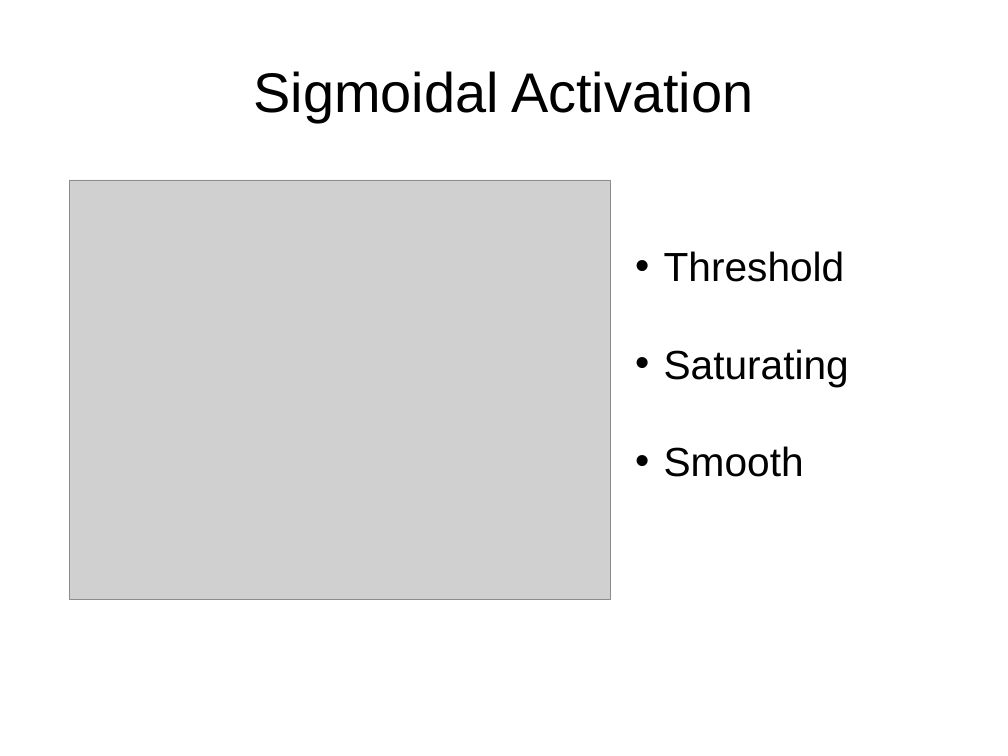
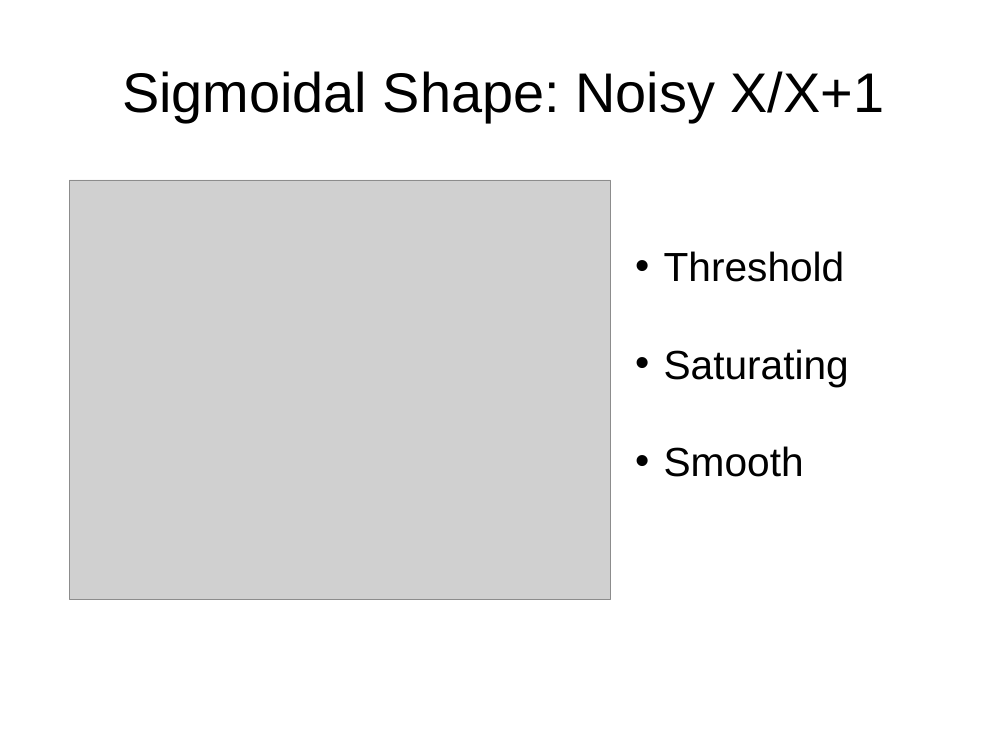
Before and after one commit to ccnlab/teaching, a slide deck: slide 35 of ccn/randy_slides/oreilly_ccn_neuron.pptx. Drawn at 1008x756 pixels with LibreOffice and Linux fonts; fonts in the diff are those of the drawing; grey boxes stand for pictures; background and template pictures are left out. Boxes give left, top, right and bottom in pixels: in the first picture for what was removed or moved away, otherwise in the second. Text is boxed around its words. In the diff, an @@ line names an element or a change of style, - is before the commit and + after.

```diff
--- a/ccn/randy_slides/oreilly_ccn_neuron.pptx
+++ b/ccn/randy_slides/oreilly_ccn_neuron.pptx
@@ title at box(122, 71, 885, 122): text changed @@
-Sigmoidal Activation
+Sigmoidal Shape: Noisy X/X+1
```
Also in this commit, not shown: 1 other slide changed, 1 slide added, 1 other file.
